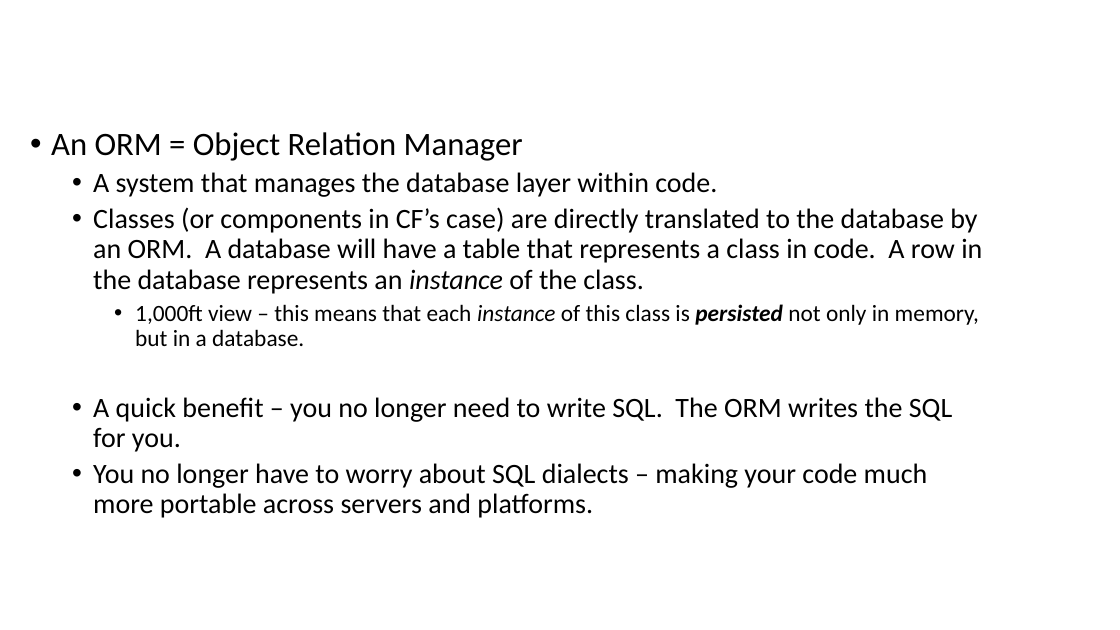
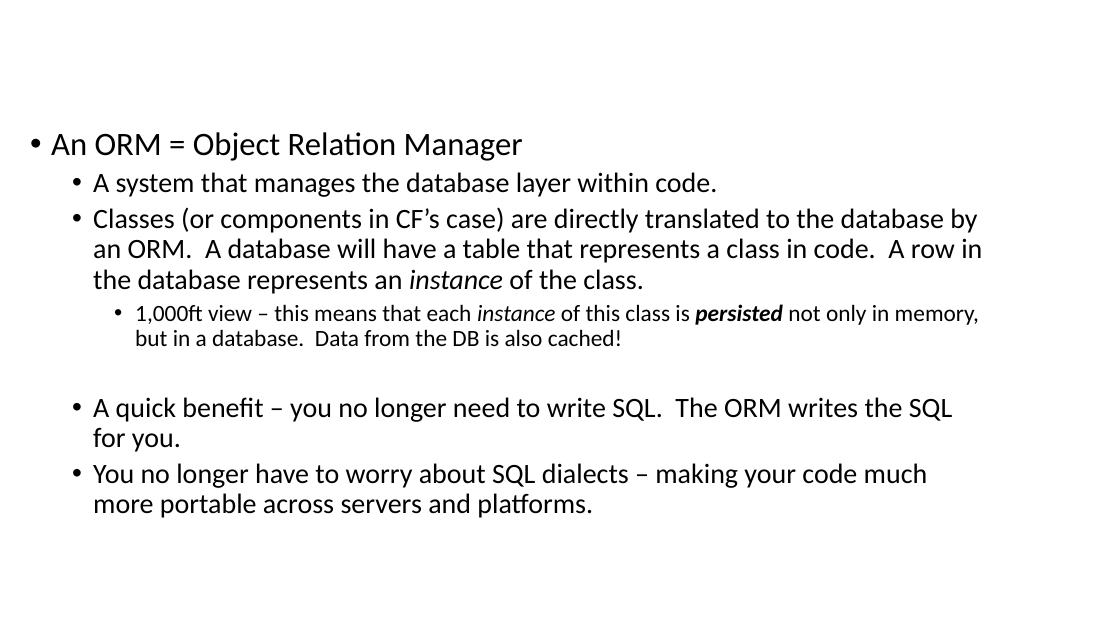
Before and after one commit to quetwo/orm-preso, a slide deck: slide 6 of Using ColdFusion ORM.pptx. Drawn at 1120x630 pixels with LibreOffice and Linux fonts; fonts in the diff are those of the drawing; background and template pictures are left out. Boxes give left, top, right and bottom in pixels: in the first picture for what was removed or moved away, otherwise in the second. Text is boxed around its words. In the diff, an @@ line names an element or a change of style, - is before the commit and + after.

```diff
--- a/Using ColdFusion ORM.pptx
+++ b/Using ColdFusion ORM.pptx
@@ text at (x1=135, y1=304, x2=979, y2=346): text changed @@
-    • 1,000ft view – this means that each instance of this class is persisted not only in memory, but in a database.
+    • 1,000ft view – this means that each instance of this class is persisted not only in memory, but in a database. Data from the DB is also cached!
```
Also in this commit, not shown: 5 other slides changed, 8 slides added, 1 other file.
